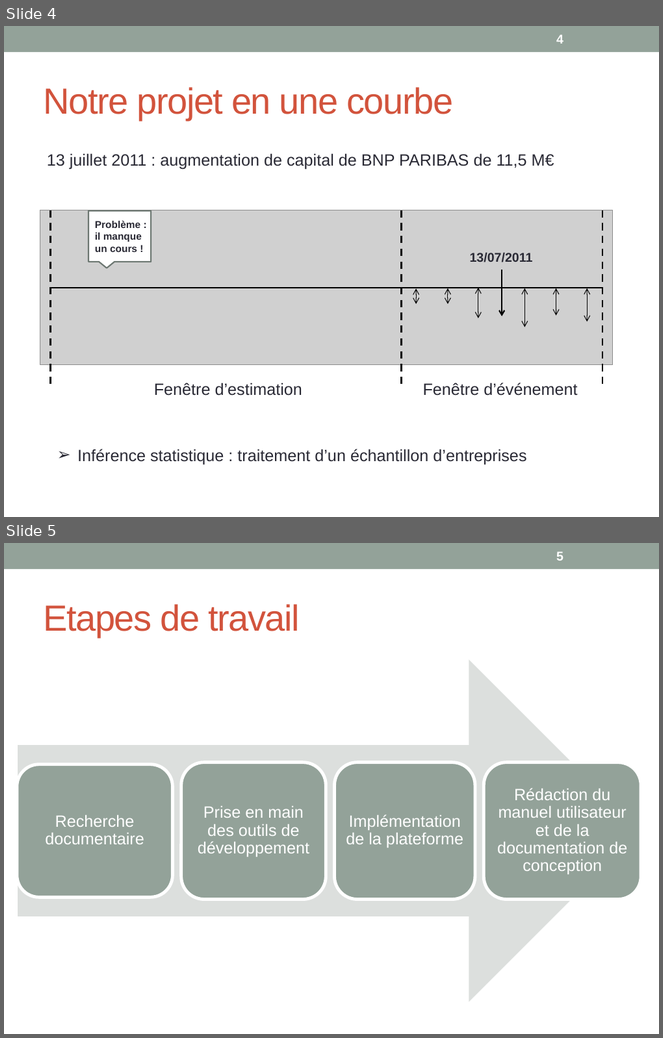
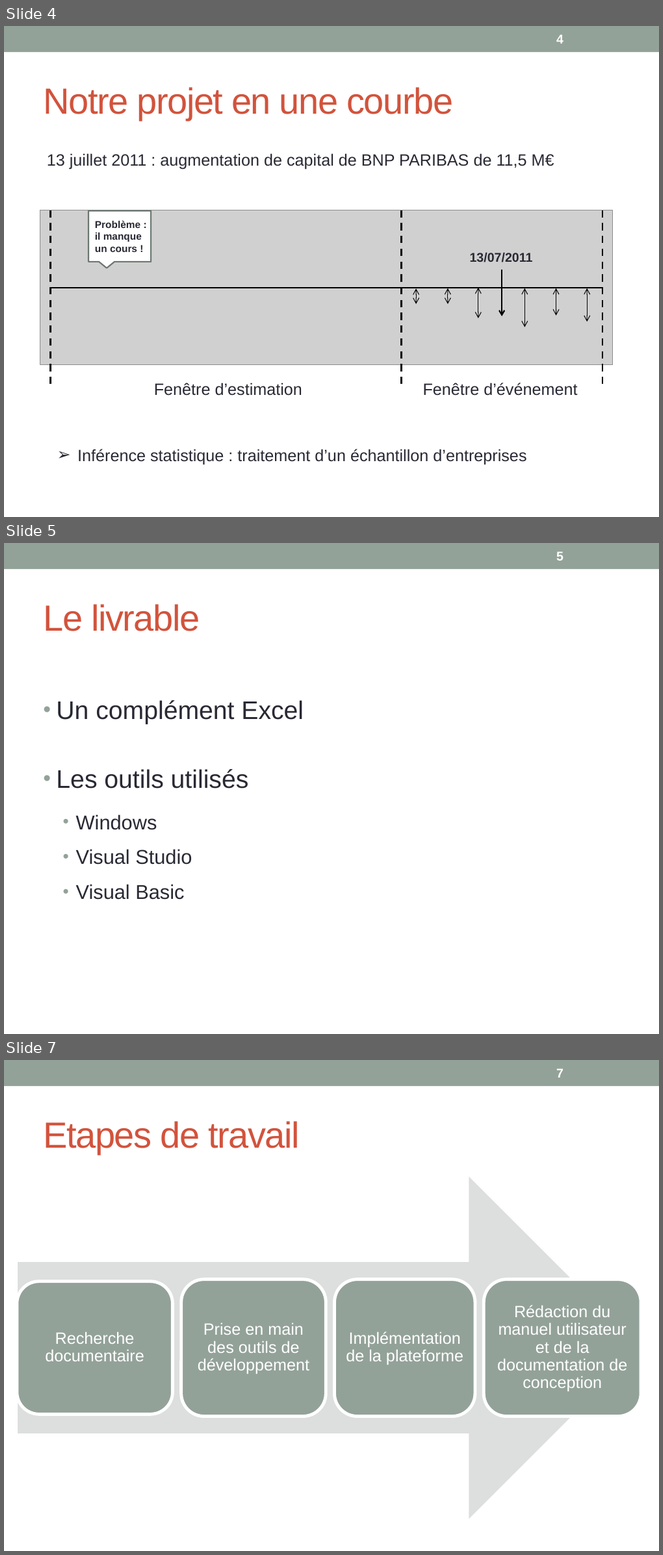
Before and after one commit to margotj38/Projet_de_spe, a slide deck: Sheme.pptx. Shown one above the other, each under a label of ours: slides 4 and 5 before the commit, slides 4, 5 and 7 after it; the slides between them are not shown. The pictures are 663x1038 and 663x1555 pixels, drawn with LibreOffice and Linux fonts; fonts in the diff are those of the drawing; grey boxes stand for pictures. Boxes give left, top, right and bottom in pixels: in the first picture for what was removed or moved away, otherwise in the second. Text is boxed around its words. In the diff, an @@ line names an element or a change of style, - is before the commit and + after.

Commit message:
presentation sheme partie livrable

```diff
--- a/Sheme.pptx
+++ b/Sheme.pptx
@@ slide 5 added at (x1=4, y1=543, x2=659, y2=1034), background #FFFFFF; not listed: 1 template element that a slide beside it also shows @@
@@ page number added at (x1=556, y1=551, x2=564, y2=561), 14 pt, text #FFFFFF, bold @@
+5
@@ title added at (x1=43, y1=604, x2=200, y2=631), 40 pt, text #D2533C @@
+Le livrable
@@ text added at (x1=56, y1=700, x2=304, y2=900), 28 pt, text #292934 @@
+• Un complément Excel
+• Les outils utilisés
+  • Windows
+  • Visual Studio
+  • Visual Basic
@@ what was slide 5 is now slide 7 @@
@@ page number at (x1=556, y1=1068, x2=564, y2=1078): text changed @@
-5
+7
```
Also in this commit, not shown: 2 slides changed, 1 other slide added, 2 other files.
